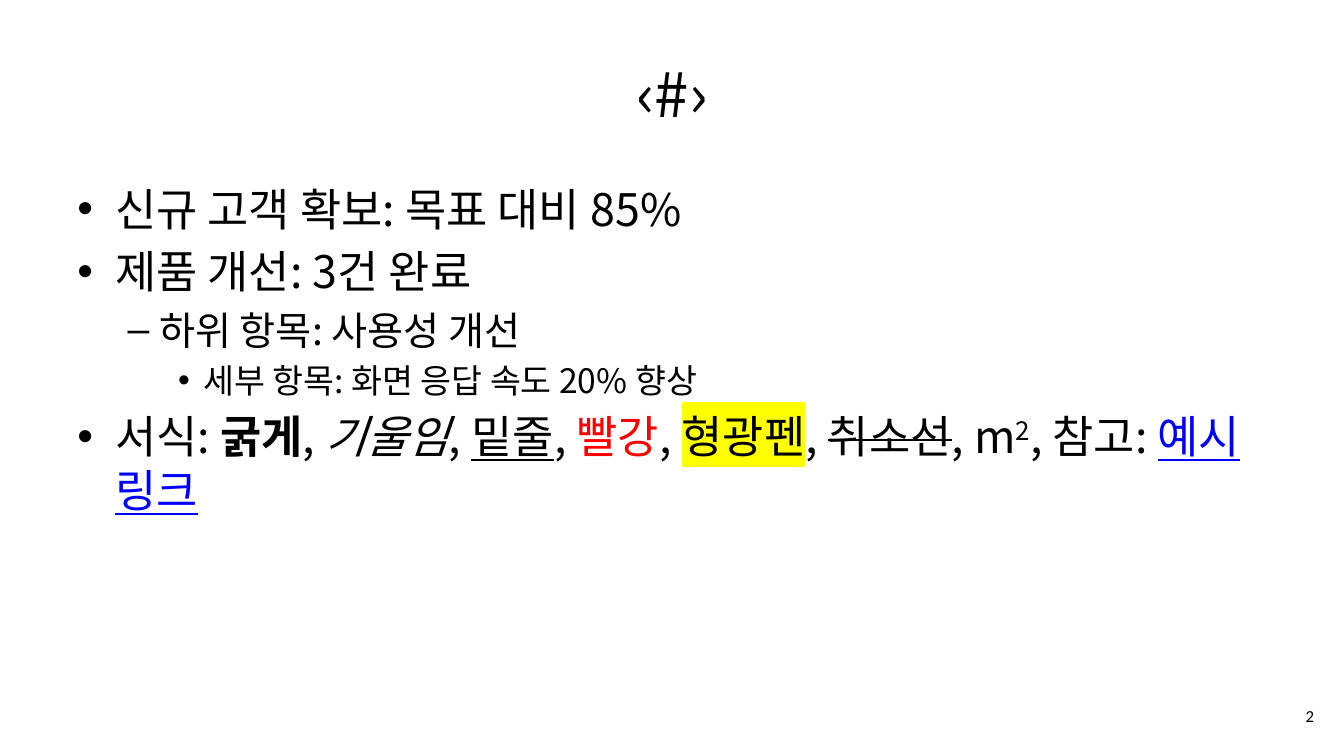
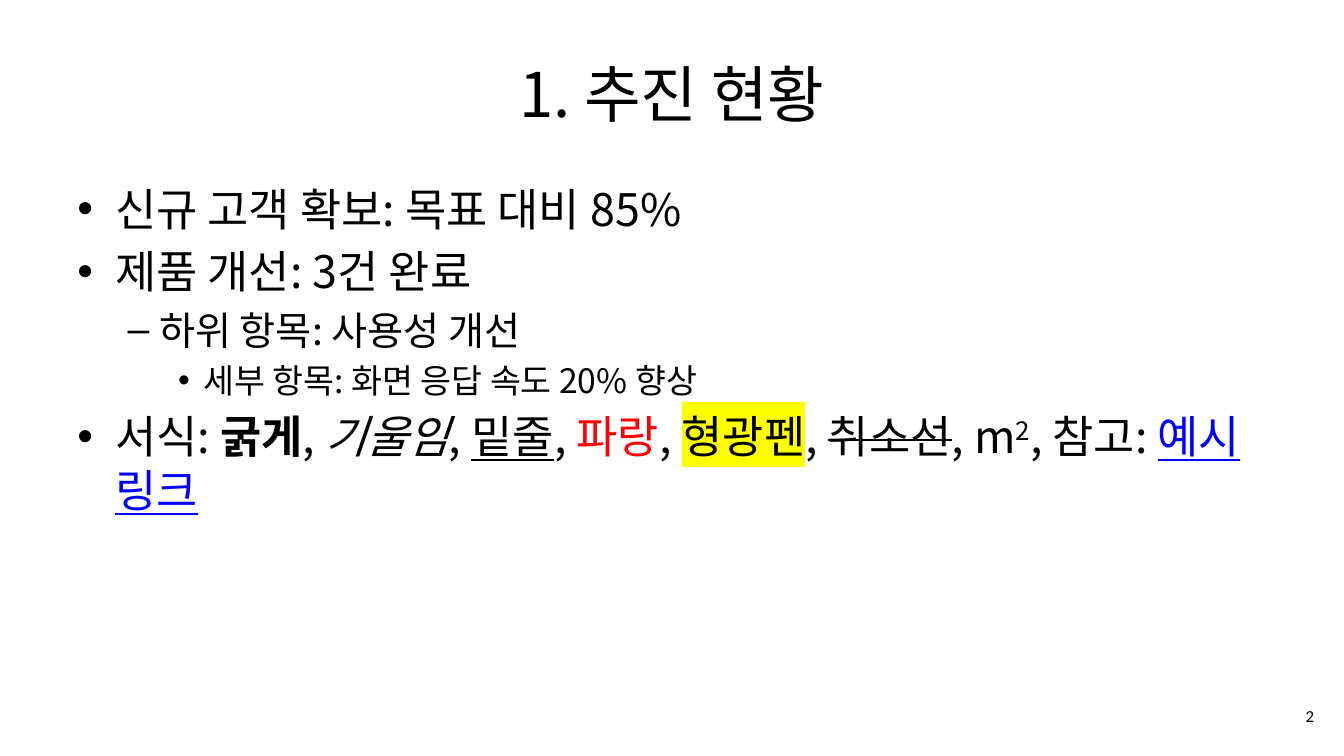
Before and after one commit to unrimit7/MyMemo-App, a slide deck: slide 2 of docs/office-upgrade/out/PPT_A_사업보고_한쇼_수정저장결과.pptx. Drawn at 1344x756 pixels with LibreOffice and Linux fonts; fonts in the diff are those of the drawing. Boxes give left, top, right and bottom in pixels: in the first picture for what was removed or moved away, otherwise in the second. Text is boxed around its words. In the diff, an @@ line names an element or a change of style, - is before the commit and + after.

```diff
--- a/docs/office-upgrade/out/PPT_A_사업보고_한쇼_수정저장결과.pptx
+++ b/docs/office-upgrade/out/PPT_A_사업보고_한쇼_수정저장결과.pptx
@@ title at box(519, 65, 824, 122): text changed @@
-‹#›
+1. 추진 현황
@@ text at box(115, 408, 1240, 515): text changed @@
-• 서식: 굵게, 기울임, 밑줄, 빨강, 형광펜, 취소선, m2, 참고: 예시 링크
+• 서식: 굵게, 기울임, 밑줄, 파랑, 형광펜, 취소선, m2, 참고: 예시 링크
```
Also in this commit, not shown: 7 other slides changed, 55 other files.
